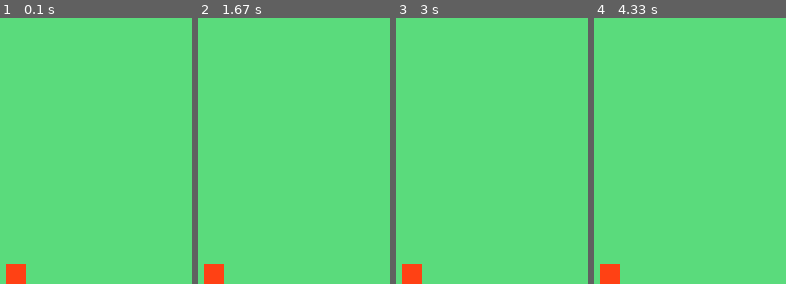
Above: before the commit, frames 1-4 (left to right).
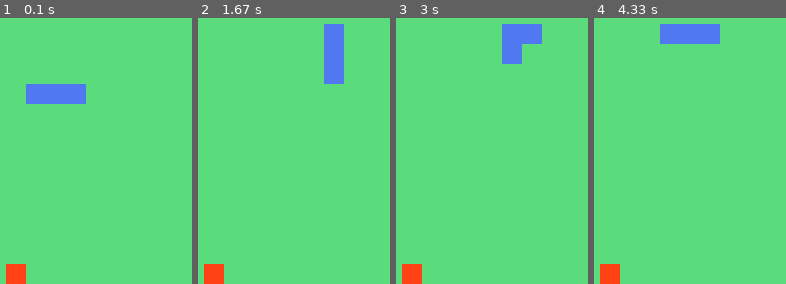
Above: after the commit, the same moments.

Repository: ChompChompDead/snake-in-pygame
Game: pygame game, started from main.py
Same seed, same stepped clock (60 frames per second), same inputs: the game is played once before the commit and once after it.
Inputs:
- Up to frame 1 (0.1 s): no input
- Up to frame 2 (1.67 s): tap Enter at 0.33 s; hold D 0.67-1.13 s; hold W 1.17-1.63 s
- Up to frame 3 (3 s): hold D 1.67-2.13 s; hold A 2.17-2.7 s; hold S from 2.73 s (still down)
- Up to frame 4 (4.33 s): release S at 3.03 s; hold A 3.07-3.47 s; hold W 3.5-3.87 s; hold D from 3.9 s (still down)

The runs differ from the first frame. In frame 1, 2.3% of the frame differs, in the area x 13-45%, y 24-33%; in frame 2, 2.3%; in frame 3, 2.3%; in frame 4, 2.3%.

Commit message:
Added Snake

Diff:
--- a/main.py
+++ b/main.py
@@ -4,6 +4,23 @@
 from pygame.math import Vector2
 pygame.init()
 
+#snake class
+class Snake:
+    def __init__(self):
+        self.movementDirection = Vector2(1, 0)
+        self.snake = [Vector2(5, 10), Vector2(6, 10), Vector2(7, 10)]
+
+    def createSnake(self):
+        for block in self.snake:
+            xPos = int(block.x * cellSize)
+            yPos = int(block.y * cellSize)
+            snakeBlock = pygame.Rect(xPos, yPos, cellSize, cellSize)
+            pygame.draw.rect(screen, (80,120,240), snakeBlock)
+
+    def moveSnake(self):
+        snakeClone = self.snake[:-1]
+        snakeClone.insert(0, snakeClone[0] + self.movementDirection)
+        self.snake = snakeClone
 #fruit class
 class Fruit:
     def __init__(self):
@@ -13,7 +30,7 @@
 
     def createFruit(self):
         fruitShape = pygame.Rect(int(self.position.x * cellSize), int(self.position.y * cellSize), cellSize, cellSize)
-        pygame.draw.rect(screen,(255,65,20), fruitShape)
+        pygame.draw.rect(screen, (255,65,20), fruitShape)
 
 # variables
 cellSize = 20
@@ -21,7 +38,10 @@
 maxFPS = 60
 clock = pygame.time.Clock()
 screen = pygame.display.set_mode((cellAmount * cellSize, cellAmount * cellSize))
+screenUpdate = pygame.USEREVENT
+pygame.time.set_timer(screenUpdate, 200)
 fruit = Fruit()
+snake = Snake()
 
 # title
 pygame.display.set_caption("Snake")
@@ -32,7 +52,20 @@
         if event.type == pygame.QUIT:
             pygame.quit()
             sys.exit()
+        if event.type == screenUpdate:
+            snake.moveSnake()
+        if event.type == pygame.KEYDOWN:
+            if event.key == pygame.K_w:
+                snake.movementDirection = Vector2(0, -1)
+            if event.key == pygame.K_a:
+                snake.movementDirection = Vector2(-1, 0)
+            if event.key == pygame.K_s:
+                snake.movementDirection = Vector2(0, 1)
+            if event.key == pygame.K_d:
+                snake.movementDirection = Vector2(1, 0)
+
     screen.fill((90, 219, 124))
     fruit.createFruit()
+    snake.createSnake()
     pygame.display.update()
     clock.tick(maxFPS)
